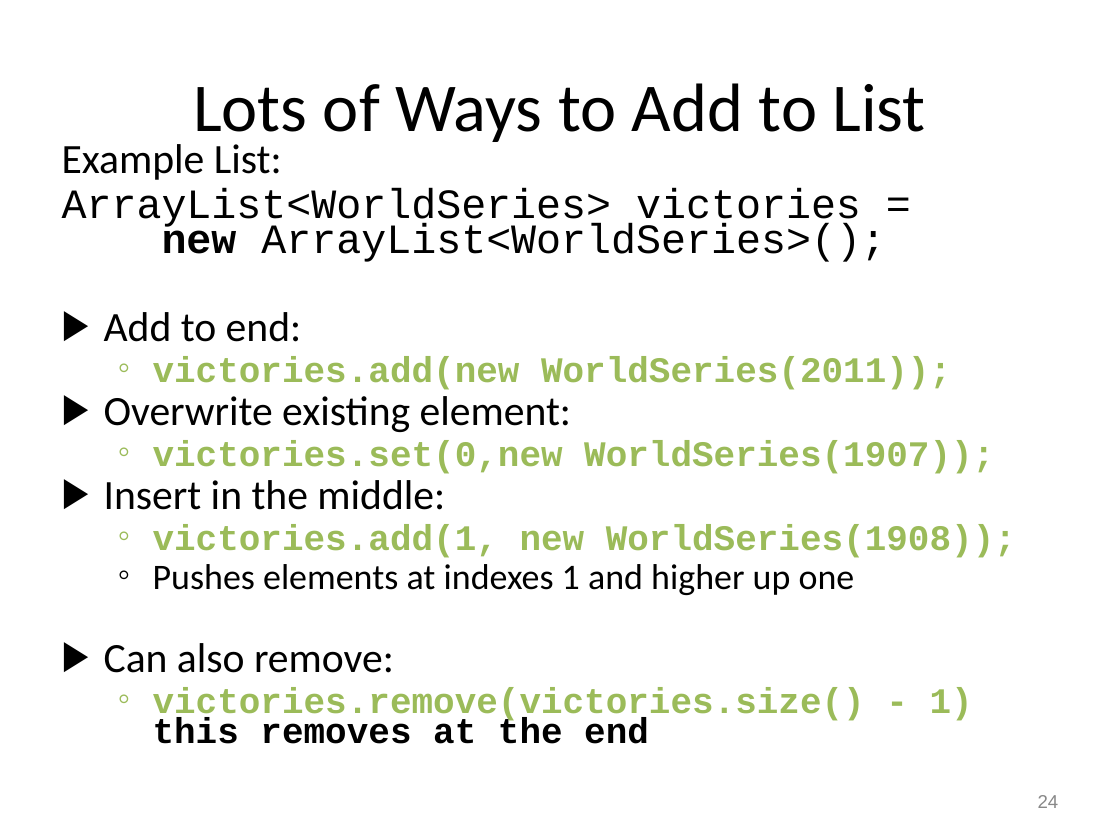
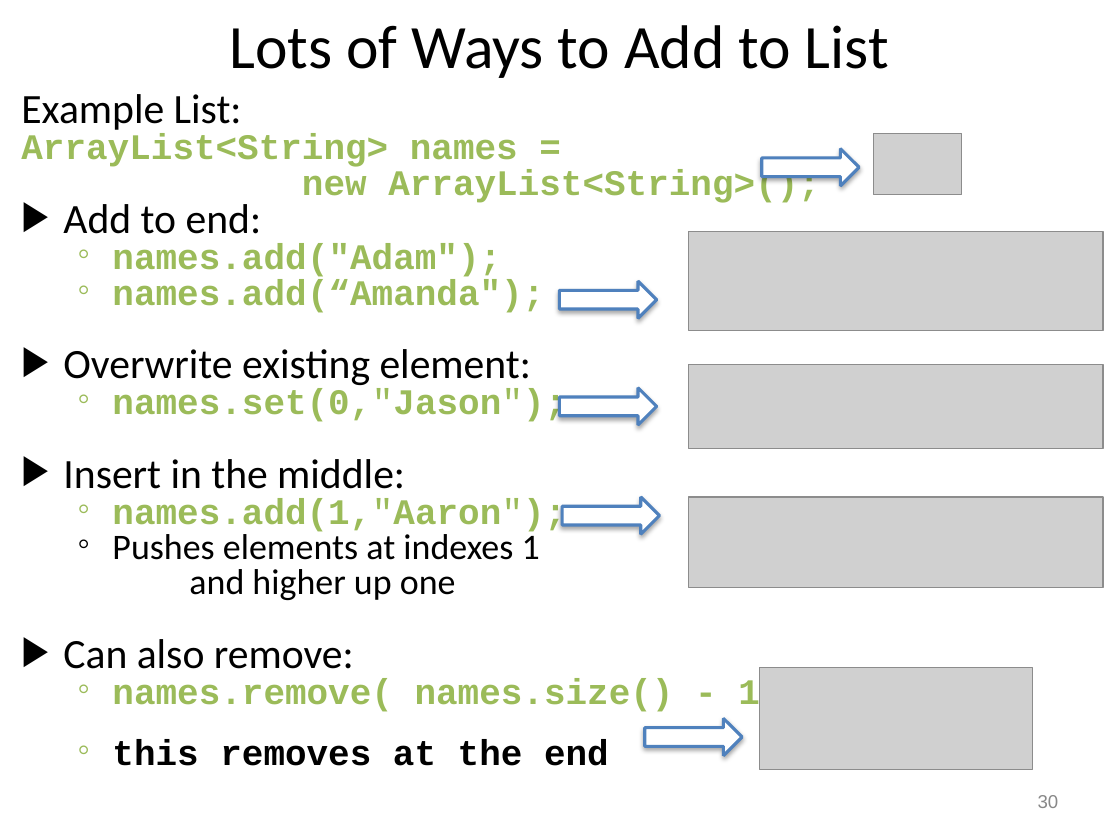
Before and after one commit to RHIT-CSSE/csse220, a slide deck: slide 30 of ClassMaterials/ArraysAndLists/Slides/Arrays and Lists.pptx (slide 24 before the commit). Drawn at 1120x840 pixels with LibreOffice and Linux fonts; fonts in the diff are those of the drawing; grey boxes stand for pictures. Boxes give left, top, right and bottom in pixels: in the first picture for what was removed or moved away, otherwise in the second. Text is boxed around its words. In the diff, an @@ line names an element or a change of style, - is before the commit and + after.

```diff
--- a/ClassMaterials/ArraysAndLists/Slides/Arrays and Lists.pptx
+++ b/ClassMaterials/ArraysAndLists/Slides/Arrays and Lists.pptx
@@ title "Lots of Ways to Add ...": place and size @@
-title "Lots of Ways to Add ..." at bbox=[193, 83, 926, 147]
+title "Lots of Ways to Add ..." at bbox=[229, 25, 889, 78]
@@ title "Lots of Ways to Add ..." at bbox=[229, 25, 889, 78]: size 44 to 39.6 pt @@
@@ text "Example List:": place and size @@
-text "Example List:" at bbox=[62, 144, 1016, 744]
+text "Example List:" at bbox=[21, 94, 820, 766]
@@ text at bbox=[21, 94, 531, 669]: line spacing 0.7 to 0.6 @@
@@ text at bbox=[21, 134, 820, 203]: text changed; size 26.8 to 23.1 pt; text colour #000000 to #9BBB59; bold on @@
-ArrayList<WorldSeries> victories =
-new ArrayList<WorldSeries>();
+ArrayList<String> names =
+new ArrayList<String>();
@@ right arrow added at bbox=[762, 149, 859, 186], fill #FFFFFF, outline #4F81BD 2 pt @@
@@ picture added at bbox=[874, 133, 962, 195] @@
@@ picture added at bbox=[689, 232, 1103, 332] @@
@@ text at bbox=[112, 244, 544, 313]: text changed @@
-  ◦ victories.add(new WorldSeries(2011));
+  ◦ names.add("Adam");
+  ◦ names.add(“Amanda");
@@ right arrow added at bbox=[559, 281, 656, 318], fill #FFFFFF, outline #4F81BD 2 pt @@
@@ text at bbox=[112, 389, 566, 422]: text changed @@
-  ◦ victories.set(0,new WorldSeries(1907));
+  ◦ names.set(0,"Jason");
@@ right arrow added at bbox=[559, 388, 656, 424], fill #FFFFFF, outline #4F81BD 2 pt @@
@@ picture added at bbox=[689, 364, 1103, 448] @@
@@ text at bbox=[112, 499, 566, 600]: text changed; font Courier New to Calibri; text colour #9BBB59 to #000000; bold off @@
-  ◦ victories.add(1, new WorldSeries(1908));
-  ◦ Pushes elements at indexes 1 and higher up one
+  ◦ names.add(1,"Aaron");
+  ◦ Pushes elements at indexes 1
+  and higher up one
@@ right arrow added at bbox=[562, 497, 660, 534], fill #FFFFFF, outline #4F81BD 2 pt @@
@@ picture added at bbox=[689, 497, 1103, 588] @@
@@ text at bbox=[112, 679, 803, 766]: text changed @@
-  ◦ victories.remove(victories.size() - 1)
-    this removes at the end
+  ◦ names.remove( names.size() - 1);
+  ◦ this removes at the end
@@ picture added at bbox=[759, 668, 1033, 771] @@
@@ right arrow added at bbox=[645, 718, 743, 755], fill #FFFFFF, outline #4F81BD 2 pt @@
@@ page number at bbox=[1038, 795, 1059, 808]: text changed @@
-24
+30
```
Also in this commit, not shown: 12 other slides changed, 9 slides added, 1 slide removed, 5 other files.
